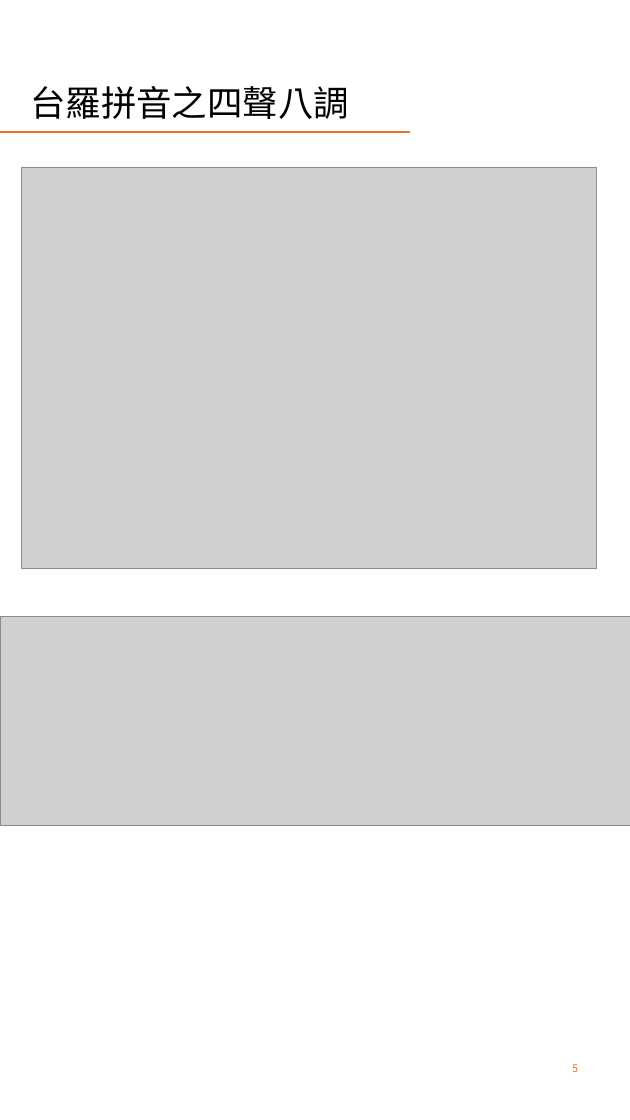
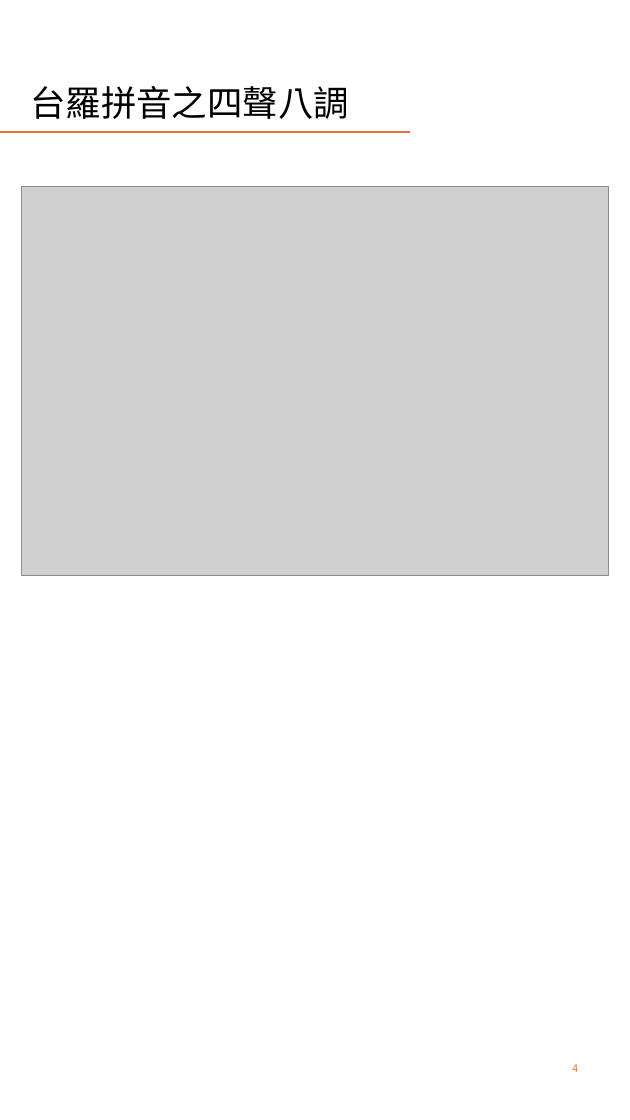
Before and after one commit to AlanJui/rime-tlpa, a slide deck: slide 4 of docs/guide/十八音輸入方案變調操作.pptx (slide 5 before the commit). Drawn at 630x1120 pixels with LibreOffice and Linux fonts; fonts in the diff are those of the drawing; grey boxes stand for pictures. Boxes give left, top, right and bottom in pixels: in the first picture for what was removed or moved away, otherwise in the second. Text is boxed around its words. In the diff, an @@ line names an element or a change of style, - is before the commit and + after.

```diff
--- a/docs/guide/十八音輸入方案變調操作.pptx
+++ b/docs/guide/十八音輸入方案變調操作.pptx
@@ picture resized from (x1=22, y1=167, x2=596, y2=568) to (x1=22, y1=186, x2=608, y2=575) @@
@@ picture removed at (x1=0, y1=617, x2=630, y2=826) @@
@@ page number at (x1=572, y1=1064, x2=578, y2=1072): text changed @@
-5
+4
```
Also in this commit, not shown: 11 other slides changed, 6 slides added, 1 slide removed.
